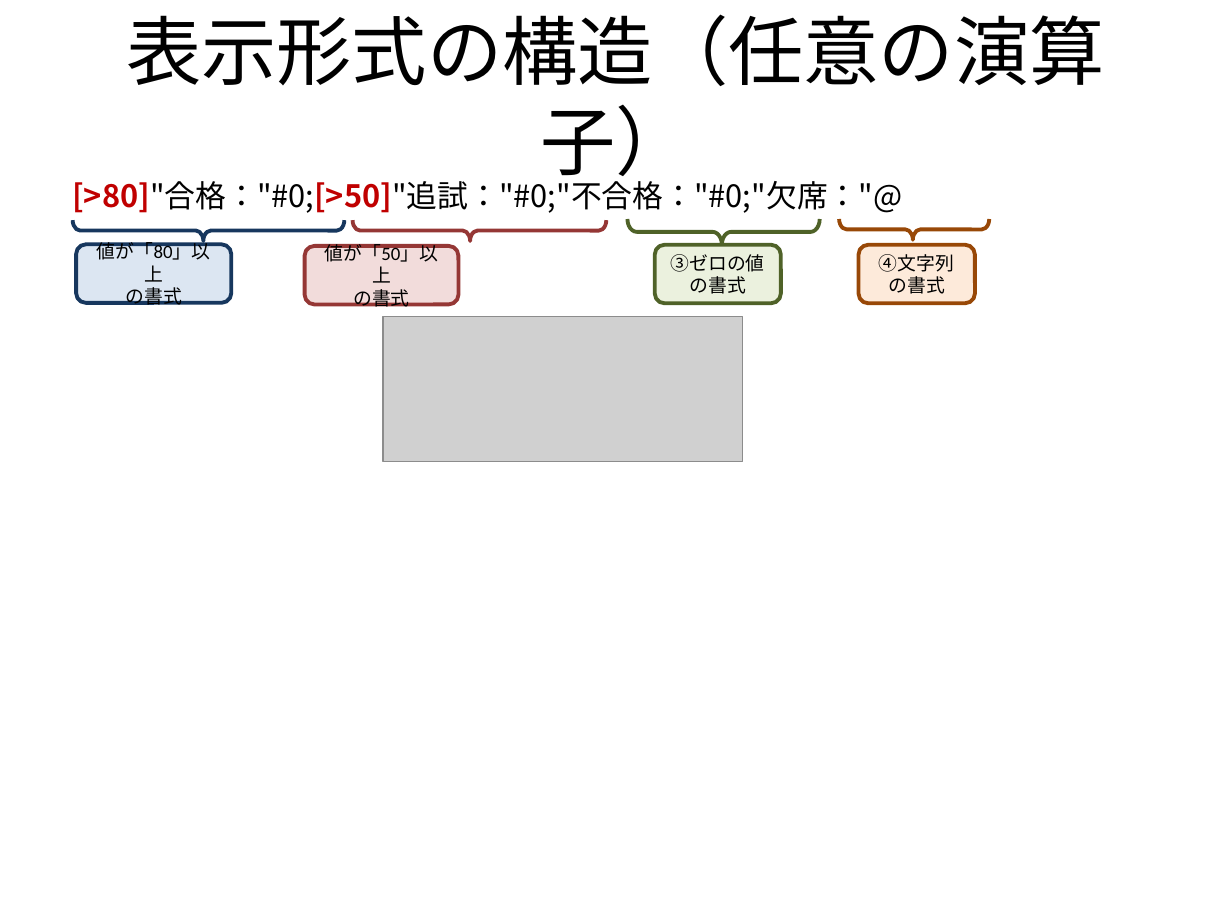
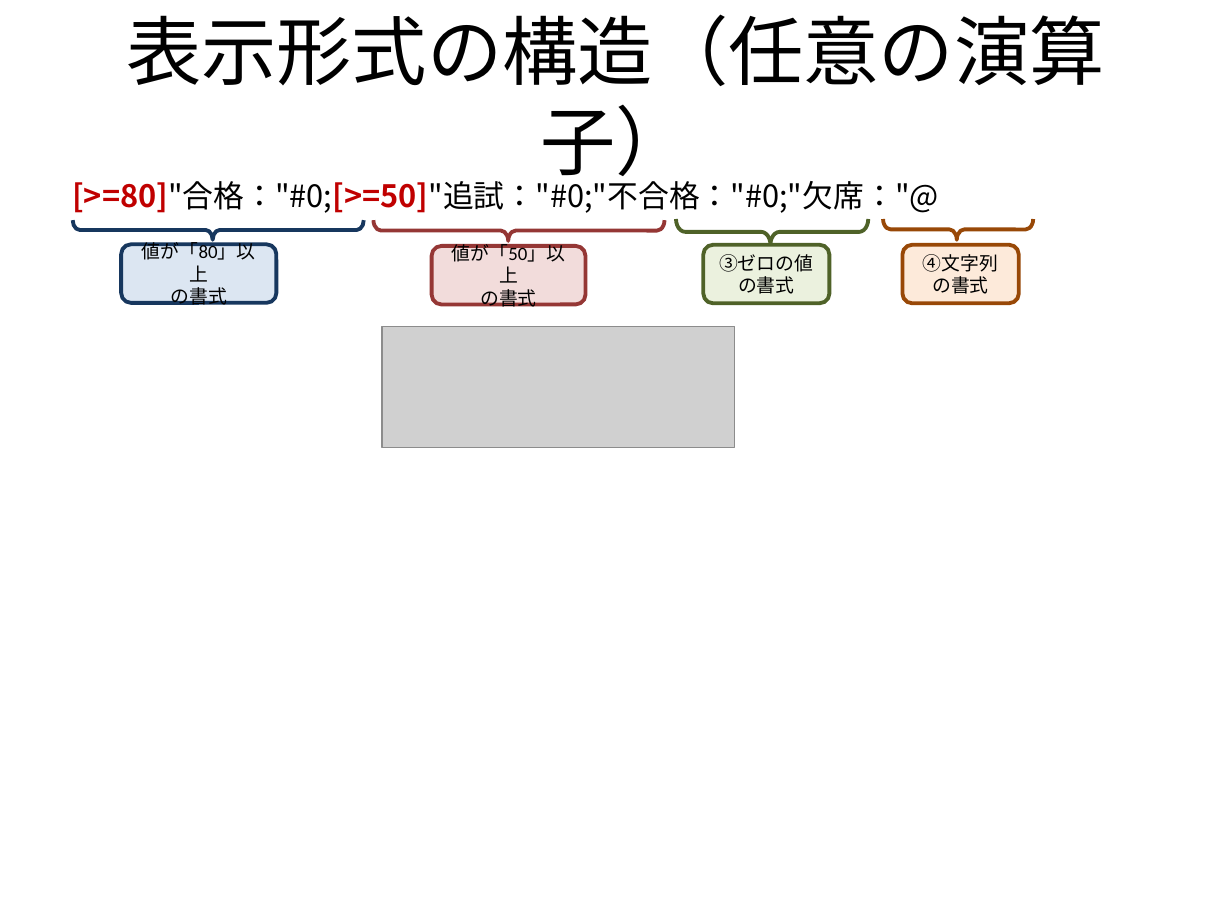
Before and after one commit to mygreen/excel-cellformatter, a slide deck: slide 4 of src/site/sphinx/source/_static/image.pptx. Drawn at 1232x924 pixels with LibreOffice and Linux fonts; fonts in the diff are those of the drawing; grey boxes stand for pictures. Boxes give left, top, right and bottom in pixels: in the first picture for what was removed or moved away, otherwise in the second. Text is boxed around its words. In the diff, an @@ line names an element or a change of style, - is before the commit and + after.

```diff
--- a/src/site/sphinx/source/_static/image.pptx
+++ b/src/site/sphinx/source/_static/image.pptx
@@ text at bbox=[72, 181, 938, 213]: text changed @@
-[>80]"合格："#0;[>50]"追試："#0;"不合格："#0;"欠席："@
+[>=80]"合格："#0;[>=50]"追試："#0;"不合格："#0;"欠席："@
@@ right brace: place and size @@
-right brace at bbox=[73, 220, 344, 241]
+right brace at bbox=[73, 221, 363, 240]
@@ right brace: place and size @@
-right brace at bbox=[353, 220, 607, 241]
+right brace at bbox=[374, 220, 665, 241]
@@ right brace: place and size @@
-right brace at bbox=[628, 219, 820, 245]
+right brace at bbox=[676, 219, 868, 245]
@@ 2 rounded rectangles, 1 right brace: place and size @@
-2 rounded rectangles, 1 right brace at bbox=[76, 219, 990, 304]
+2 rounded rectangles, 1 right brace at bbox=[121, 219, 1033, 304]
@@ rounded rectangle "値が「50」以上 の書式": place and size @@
-rounded rectangle "値が「50」以上 の書式" at bbox=[304, 246, 458, 306]
+rounded rectangle "値が「50」以上 の書式" at bbox=[431, 246, 585, 306]
@@ rounded rectangle "③ゼロの値 の書式": place and size @@
-rounded rectangle "③ゼロの値 の書式" at bbox=[655, 245, 781, 304]
+rounded rectangle "③ゼロの値 の書式" at bbox=[703, 245, 829, 304]
@@ picture: place and size @@
-picture at bbox=[383, 317, 743, 462]
+picture at bbox=[382, 326, 734, 447]
```
Also in this commit, not shown: 1 other slide changed, 7 other files.
